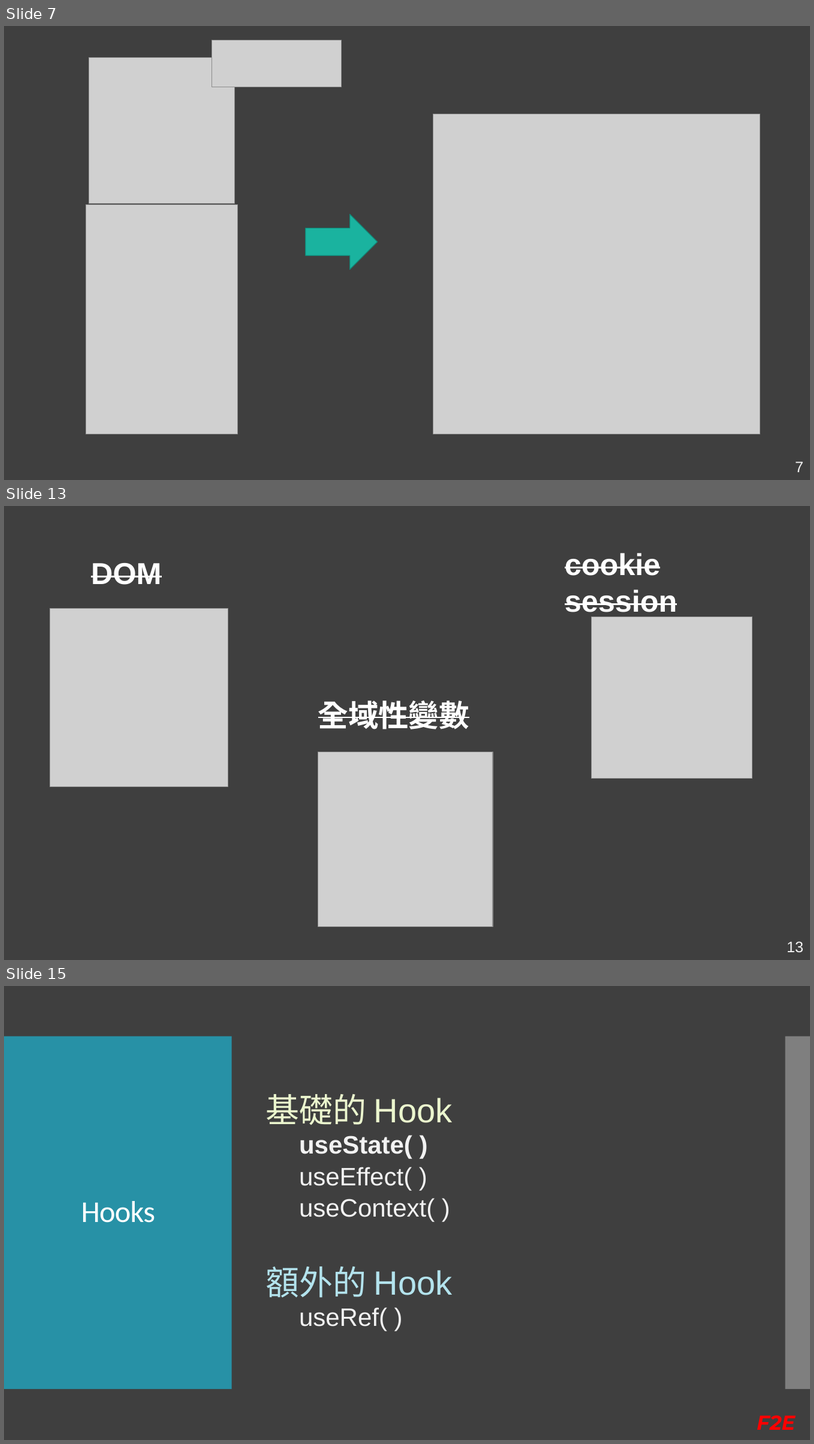
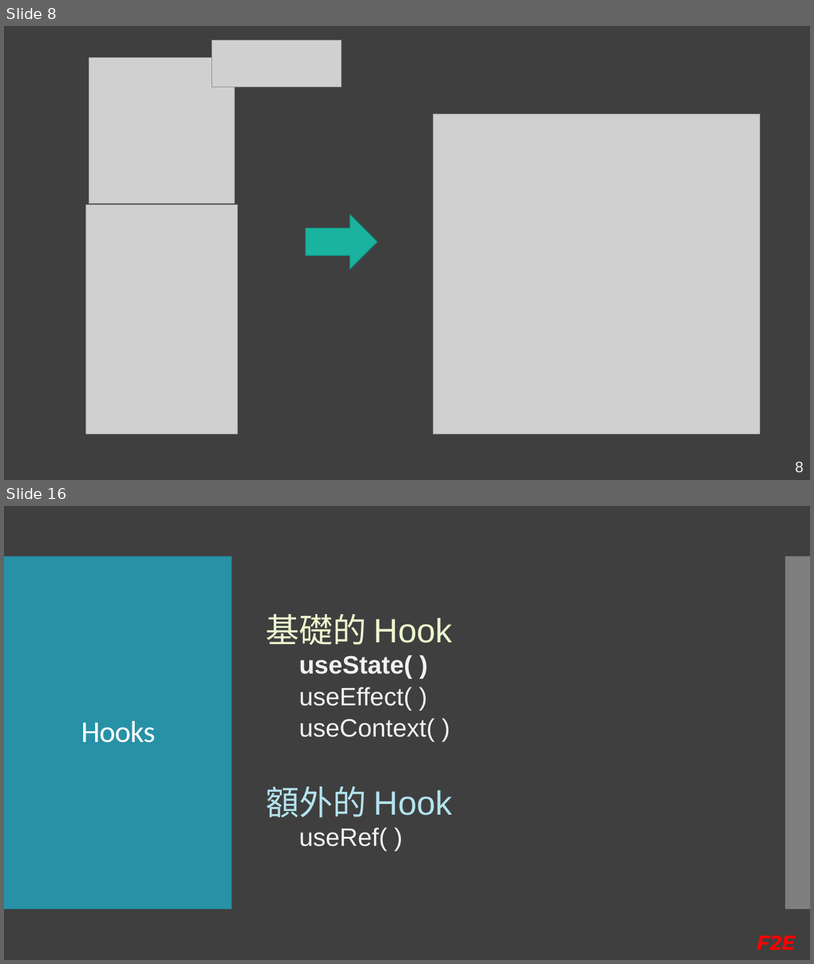
Before and after one commit to Kader-coder/React-Hooks, a slide deck: PPT/React Hooks &.pptx. Shown one above the other, each under a label of ours: slides 7, 13 and 15 before the commit, slides 8 and 16 after it; the slides between them are not shown. The pictures are 814x1444 and 814x964 pixels, drawn with LibreOffice and Linux fonts; fonts in the diff are those of the drawing; grey boxes stand for pictures. Boxes give left, top, right and bottom in pixels: in the first picture for what was removed or moved away, otherwise in the second. Text is boxed around its words. In the diff, an @@ line names an element or a change of style, - is before the commit and + after.

```diff
--- a/PPT/React Hooks &.pptx
+++ b/PPT/React Hooks &.pptx
@@ slide 13 removed at (4, 506, 810, 960), background #3F3F3F @@
@@ text removed at (565, 553, 678, 618) @@
-cookie session
@@ text removed at (91, 563, 162, 585) @@
-DOM
@@ picture removed at (50, 608, 228, 787) @@
@@ picture removed at (591, 617, 753, 778) @@
@@ text removed at (318, 700, 470, 729) @@
-全域性變數
@@ picture removed at (318, 751, 494, 927) @@
@@ page number removed at (787, 941, 804, 952) @@
-13
@@ what was slide 7 is now slide 8 @@
@@ page number at (795, 461, 804, 472): text changed @@
-7
+8
@@ what was slide 15 is now slide 16 @@
```
Also in this commit, not shown: 6 slides changed, 6 slides added, 4 other slides removed, 1 other file.
